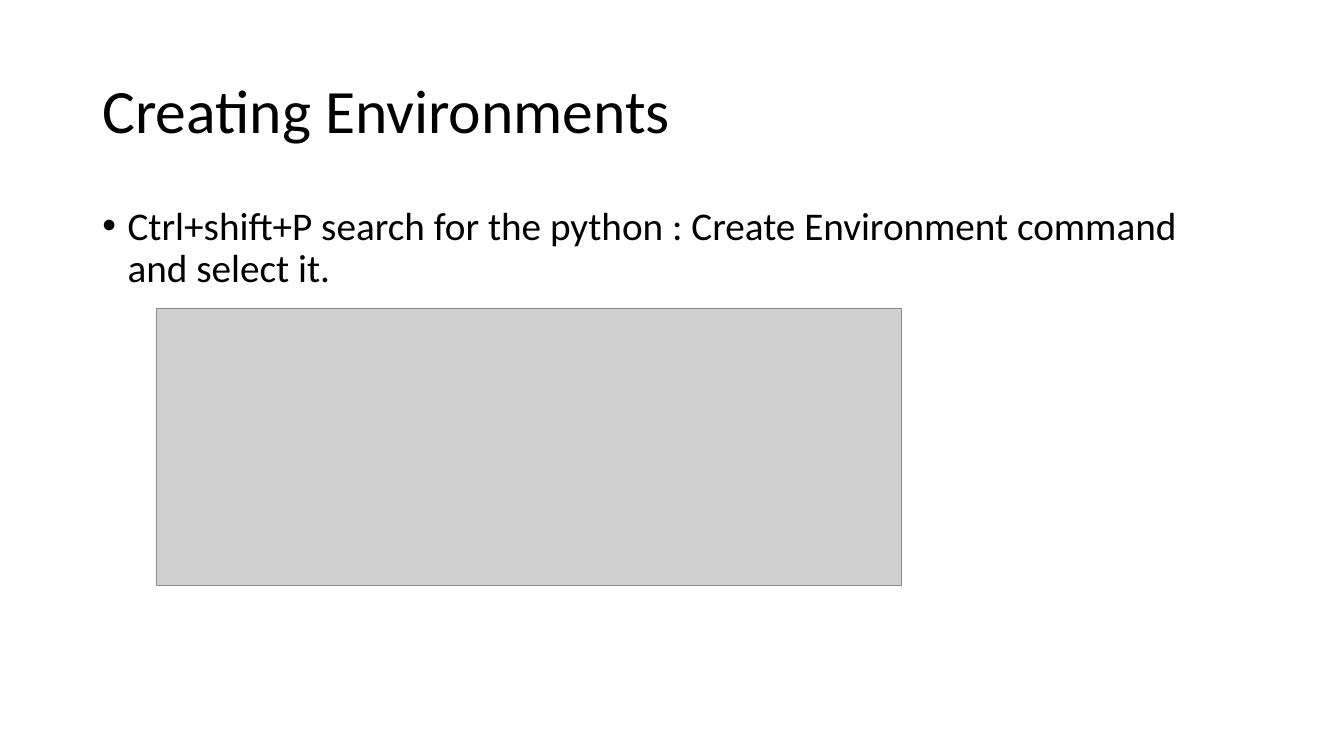
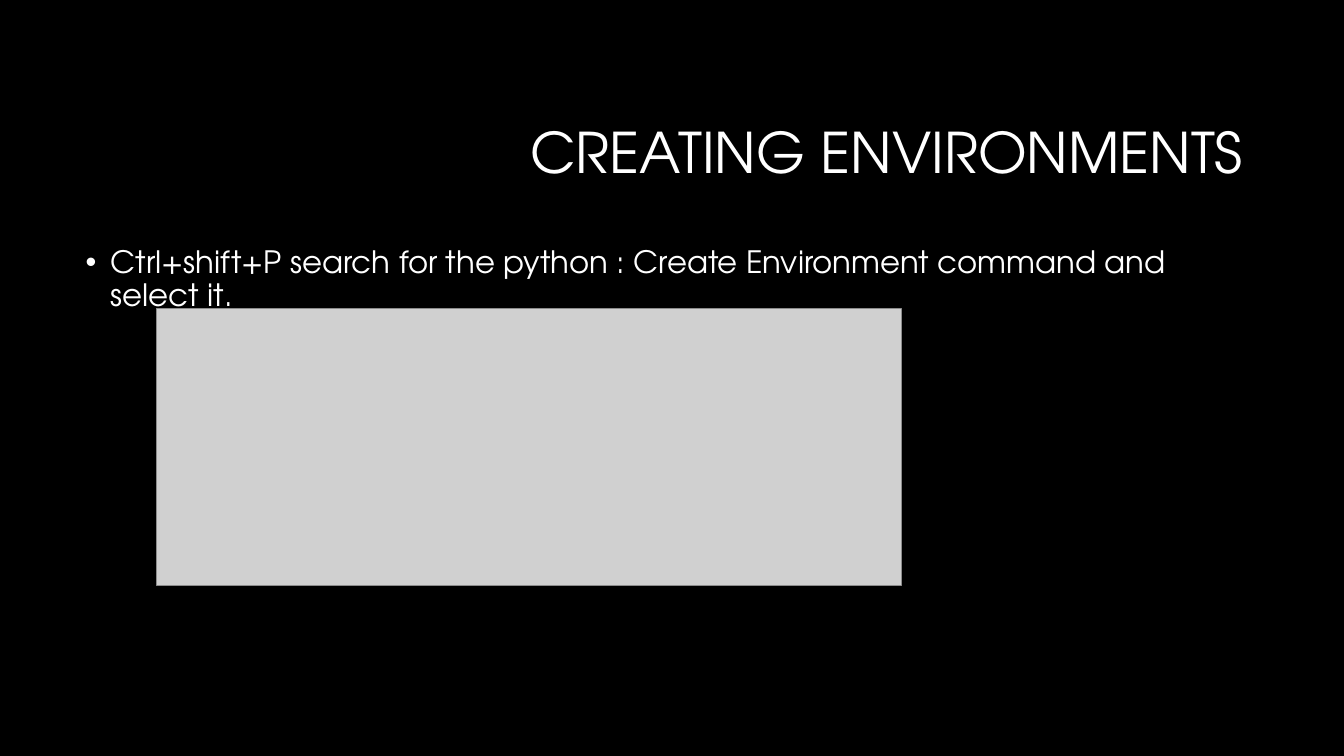
Before and after one commit to LuyangYin1/Python-for-everyone, a slide deck: slide 16 of Class-2/Class – 2.pptm. Drawn at 1344x756 pixels with LibreOffice and Linux fonts; fonts in the diff are those of the drawing; grey boxes stand for pictures; background and template pictures are left out. Boxes give left, top, right and bottom in pixels: in the first picture for what was removed or moved away, otherwise in the second. Text is boxed around its words. In the diff, an @@ line names an element or a change of style, - is before the commit and + after.

```diff
--- a/Class-2/Class – 2.pptm
+++ b/Class-2/Class – 2.pptm
@@ background #FFFFFF to #000000 @@
@@ title at [530, 131, 1243, 174]: text changed; size 44 to 40 pt; font Calibri to TeX Gyre Adventor; text colour #000000 to #FFFFFF @@
-Creating Environments
+CREATING ENVIRONMENTS
@@ text "Ctrl+shift+P search for the python ...": place and size @@
-text "Ctrl+shift+P search for the python ..." at [128, 212, 1176, 283]
+text "Ctrl+shift+P search for the python ..." at [111, 250, 1166, 321]
@@ text "Ctrl+shift+P search for the python ..." at [111, 250, 1166, 321]: size 28 to 22 pt, font Calibri to TeX Gyre Adventor, text colour #000000 to #FFFFFF @@
```
Also in this commit, not shown: 15 other slides changed, 1 slide added, 1 slide removed.
